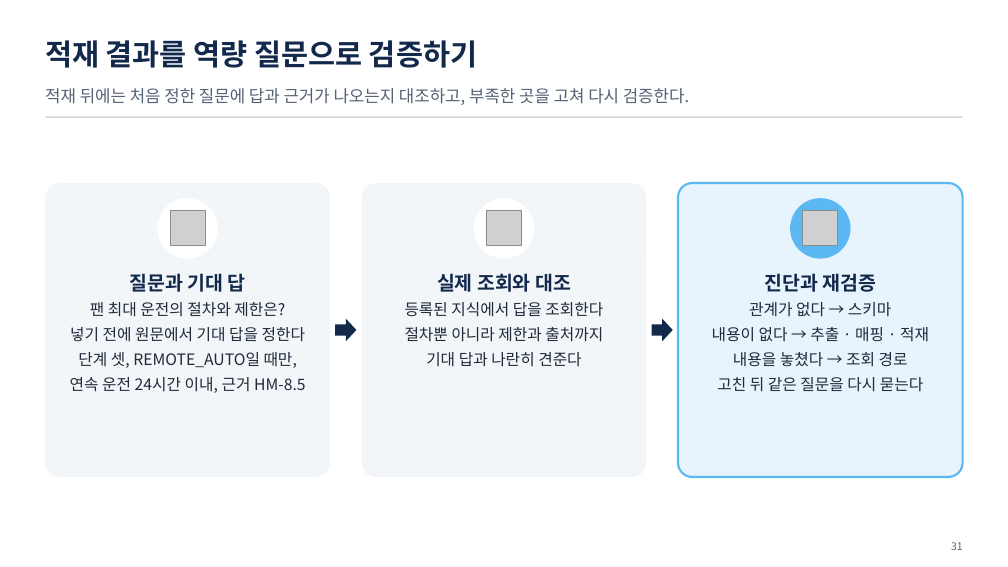
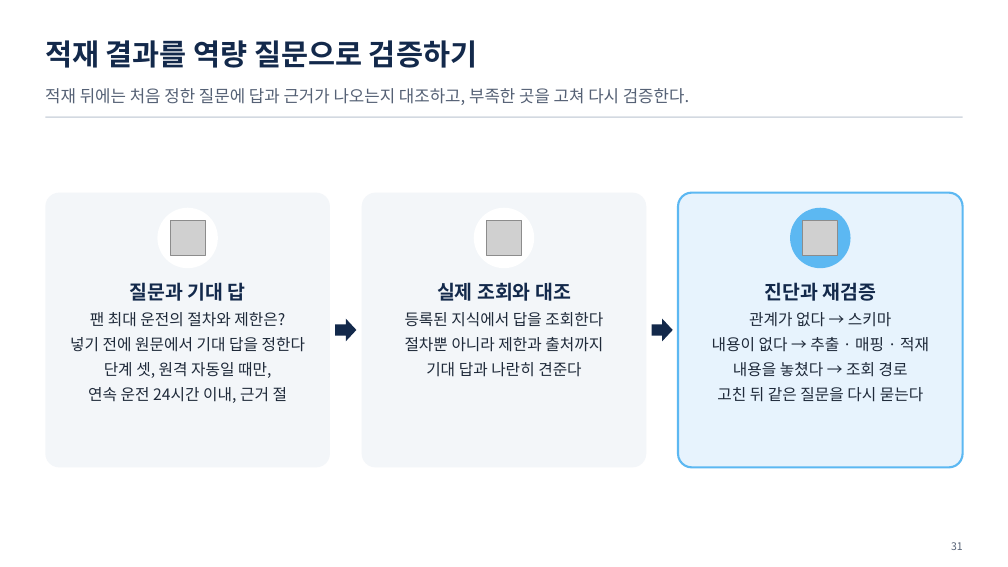
Before and after one commit to uengine-oss/hyd-iot-edu, a slide deck: slide 31 of 산출물/통합반/이론/04회차/통합반_04일차.pptx. Drawn at 1008x567 pixels with LibreOffice and Linux fonts; fonts in the diff are those of the drawing; grey boxes stand for pictures. Boxes give left, top, right and bottom in pixels: in the first picture for what was removed or moved away, otherwise in the second. Text is boxed around its words. In the diff, an @@ line names an element or a change of style, - is before the commit and + after.

```diff
--- a/산출물/통합반/이론/04회차/통합반_04일차.pptx
+++ b/산출물/통합반/이론/04회차/통합반_04일차.pptx
@@ rounded rectangle: place and size @@
-rounded rectangle at box(45, 183, 330, 477)
+rounded rectangle at box(45, 193, 330, 467)
@@ rounded rectangle: place and size @@
-rounded rectangle at box(361, 183, 646, 477)
+rounded rectangle at box(361, 193, 646, 467)
@@ 3 pictures, 3 ellipses: place and size @@
-3 pictures, 3 ellipses at box(157, 198, 851, 259)
+3 pictures, 3 ellipses at box(157, 208, 851, 268)
@@ rounded rectangle: place and size @@
-rounded rectangle at box(678, 183, 963, 477)
+rounded rectangle at box(678, 193, 963, 467)
@@ text "질문과 기대 답": place and size @@
-text "질문과 기대 답" at box(70, 273, 306, 393)
+text "질문과 기대 답" at box(70, 282, 305, 403)
@@ text "실제 조회와 대조": place and size @@
-text "실제 조회와 대조" at box(405, 273, 603, 367)
+text "실제 조회와 대조" at box(405, 282, 603, 377)
@@ text "진단과 재검증": place and size @@
-text "진단과 재검증" at box(712, 273, 929, 392)
+text "진단과 재검증" at box(712, 282, 929, 402)
@@ text at box(88, 362, 287, 403): text changed @@
-단계 셋, REMOTE_AUTO일 때만,
-연속 운전 24시간 이내, 근거 HM-8.5
+단계 셋, 원격 자동일 때만,
+연속 운전 24시간 이내, 근거 절
```
Also in this commit, not shown: 24 other slides changed, 5 other files.
